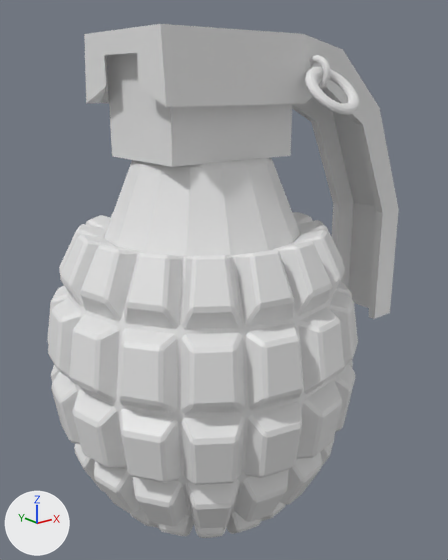
Renders of the Blender file zModels/grenade.blend from each side of a commit.
One viewpoint serves both versions: a 50 mm camera at (-2.63, -3.54, 1.91) aimed at (0.28, 0.1, 0.46). The axes (+X, +Y, +Z) are drawn at lower left. The lights are the same throughout.
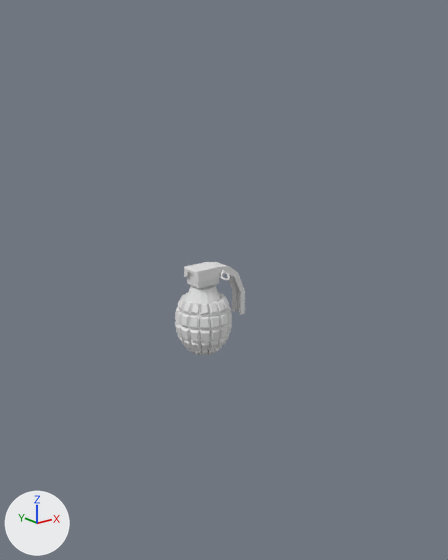
Commit message: Updated grenade blender model

Patch to the scene script:
```diff
--- a/zModels/grenade.blend.py
+++ b/zModels/grenade.blend.py
@@ mat_grip_inner @@
+mat_grip_inner = principled_material('Grip-inner')
+mat_grip_inner.base_color = (0.8, 0.8, 0.8)  # white #e7e7e7
@@ me_plane @@
 # used by ob_plane; location = (0.0, 0.0, 1.445)
-me_plane.from_pydata(...)  # 60 vertices, 58 faces; spans x -0.61..1.97, y -0.49..0.49, z -1.55..0.79
+me_plane.from_pydata(...)  # 1764 vertices, 1762 faces; spans x -0.22..0.37, y -0.22..0.22, z -0.03..0.64
+# me_plane part 1: 60 vertices removed from x -0.61..1.97, y -0.49..0.49, z -1.55..0.79; 1764 vertices added at x -0.22..0.37, y -0.22..0.22, z -0.03..0.64
 me_plane.materials.append(mat_head_in)
 me_plane.materials.append(mat_grip)
+me_plane.materials.append(mat_body)  # white #e7e7e7
+me_plane.materials.append(mat_neck)  # white #e7e7e7
+me_plane.materials.append(mat_proc)  # white #e7e7e7
+me_plane.materials.append(mat_grip_inner)  # white #e7e7e7
@@ ob_sphere @@
-ob_sphere = bpy.data.objects.new('Sphere', me_sphere_002)
-ob_sphere.location = (0.0, 0.0, 0.0)
-ob_sphere.scale = (1.0, 1.0, 1.27)
-_m = ob_sphere.modifiers.new('Bevel', 'BEVEL')
-_m.width = 0.018
-_m.width_pct = 0.018
@@ ob_plane @@
 ob_plane = bpy.data.objects.new('Plane', me_plane)
-ob_plane.location = (0.0, 0.0, 1.445)
+ob_plane.location = (0.0, 0.0, 0.0)
@@ ob_torus @@
-ob_torus = bpy.data.objects.new('Torus', me_torus)
-ob_torus.location = (0.607, -0.485, 1.99)
-ob_torus.rotation_euler = (0.0, 1.571, 0.0)  # degrees (0, 90, 0)
-ob_torus.scale = (0.094, 0.094, 0.094)
@@ ob_torus_001 @@
-ob_torus_001 = bpy.data.objects.new('Torus.001', me_torus_001)
-ob_torus_001.location = (0.607, -0.638, 1.884)
-ob_torus_001.rotation_euler = (-3.142, 0.771, -1.571)  # degrees (-180, 44, -90)
-ob_torus_001.scale = (0.166, 0.166, 0.115)
```

Changed parts and their boxes [x1, y1, x2, y2] in the pictures (448 x 560 px):
'Sphere', deleted
    before: [47, 158, 358, 538]
    faces in mat_body (white #e7e7e7): [47, 212, 358, 538]
    faces in mat_neck (white #e7e7e7): [104, 158, 301, 257]
'Plane', reshaped, moved (78% narrower, 68% shorter)
    before: [84, 24, 399, 319]
    after: [175, 262, 245, 355]
'Torus.001', deleted
    before: [305, 67, 360, 115]
'Torus', deleted
    before: [309, 55, 330, 90]
